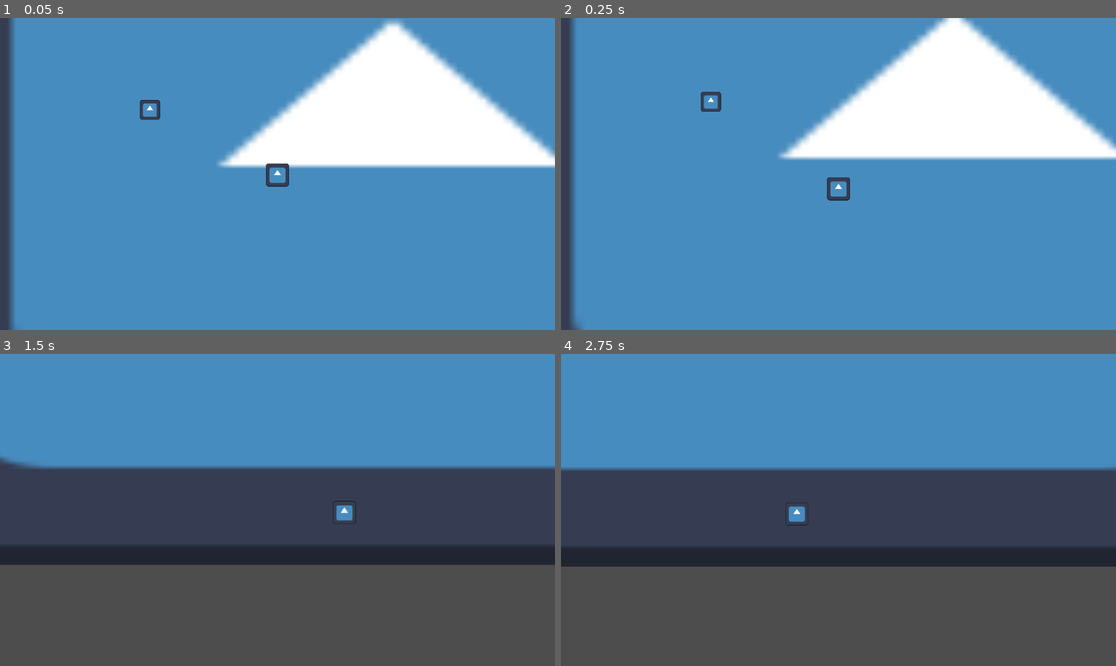
Above: before the commit, frames 1-4 (two rows, left to right).
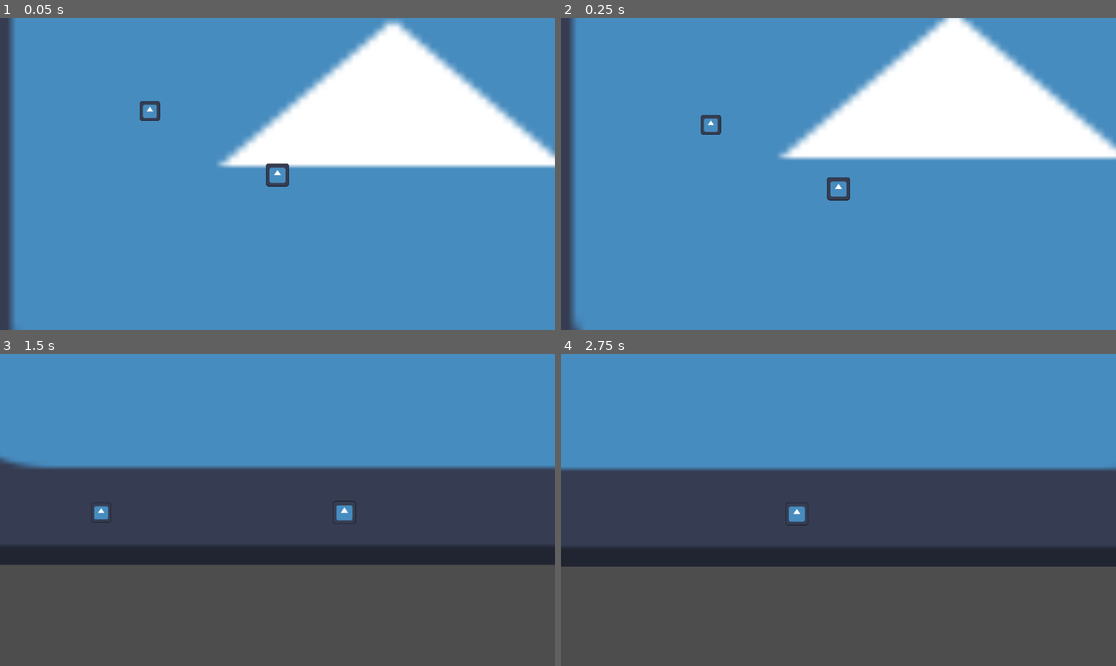
Above: after the commit, the same moments.

Repository: OTalDoPedrinho/-not-mine-story
Game: Godot game, scene res://cenas/cena_01.tscn
Same seed, same stepped clock (60 frames per second), same inputs: the game is played once before the commit and once after it. The engine's default icon, where the game draws it, is replaced by a stand-in: a white triangle on a blue panel in a dark square.
Inputs (mouse positions are in pixels of both pictures, inside the frame that each line leads up to):
- Up to frame 1 (0.05 s): no input
- Up to frame 2 (0.25 s): no input
- Up to frame 3 (1.5 s): move the mouse to (399, 494) at 0.52 s; hold D (right) from 0.53 s (still down); click (399, 494) at 0.6 s; tap Space (jump) at 0.77 s; move the mouse to (166, 525) at 1.27 s; tap Shift (dash) at 1.35 s
- Up to frame 4 (2.75 s): tap Space (jump) at 1.52 s; move the mouse to (894, 441) at 2.02 s; release D (right) at 2.03 s; hold A (left) from 2.03 s (still down); right-click (894, 441) at 2.1 s

The runs differ from the first frame. In frame 1, less than 0.1% of the frame differs, in the area x 25-29%, y 26-33%; in frame 2, 0.3%, in the area x 25-29%, y 23-38%; in frame 3, 0.1%; in frame 4, nothing differs.

Commit message:
stone enemy pronto

Diff:
--- a/project.godot
+++ b/project.godot
@@ -33,6 +33,11 @@
 
 [input]
 
+act={
+"deadzone": 0.2,
+"events": [Object(InputEventKey,"resource_local_to_scene":false,"resource_name":"","device":-1,"window_id":0,"alt_pressed":false,"shift_pressed":false,"ctrl_pressed":false,"meta_pressed":false,"pressed":false,"keycode":0,"physical_keycode":87,"key_label":0,"unicode":119,"location":0,"echo":false,"script":null)
+]
+}
 left={
 "deadzone": 0.2,
 "events": [Object(InputEventKey,"resource_local_to_scene":false,"resource_name":"","device":-1,"window_id":0,"alt_press …(191 unchanged characters)…
--- a/scripts/classes/follower_class.gd
+++ b/scripts/classes/follower_class.gd
@@ -7,11 +7,10 @@
 	super(delta)
 
 	var player = get_tree().get_first_node_in_group("player")
-	if player:
-		if not player.squat:
+	if player and not player.squat:
 
-			var dist = global_position.distance_to(player.global_position)
+		var dist = global_position.distance_to(player.global_position)
 
-			if dist<=detect_range:
-				var direc = sign(player.global_position.x - global_position.x)
-				velocity.x = direc * speed
+		if dist<=detect_range:
+			var follow_dir = sign(player.global_position.x - global_position.x)
+			velocity.x = follow_dir * speed
--- a/scripts/classes/stone_enemy_class.gd
+++ b/scripts/classes/stone_enemy_class.gd
@@ -1,23 +1,15 @@
 class_name StoneEnemy
-extends CharacterBody2D
+extends Enemy
 
 @export var detect_range: int
-@export var hp: int
-@export var speed: int
-@export var dmg: int
 @onready var player = get_tree().get_first_node_in_group("player")
 
+func _ready() -> void:
+	speed = 0
+
 func _physics_process(delta: float) -> void:
+	super(delta)
 
-	if player:
+	if player and not player.squat:
 		await get_tree().create_timer(1.5).timeout
-		_follow()
-
-func _follow():
-	if not player.squat:
-
-		var dist = global_position.distance_to(player.global_position)
-
-		if dist<=detect_range:
-			var direc = sign(player.global_position.x - global_position.x)
-			velocity.x = direc * speed
+		speed = 30
--- a/scripts/player.gd
+++ b/scripts/player.gd
@@ -12,7 +12,7 @@
 #endregion
 
 #region Booleans
-var iframed = false
+var iframed = true
 var squat = false
 #endregion
 
